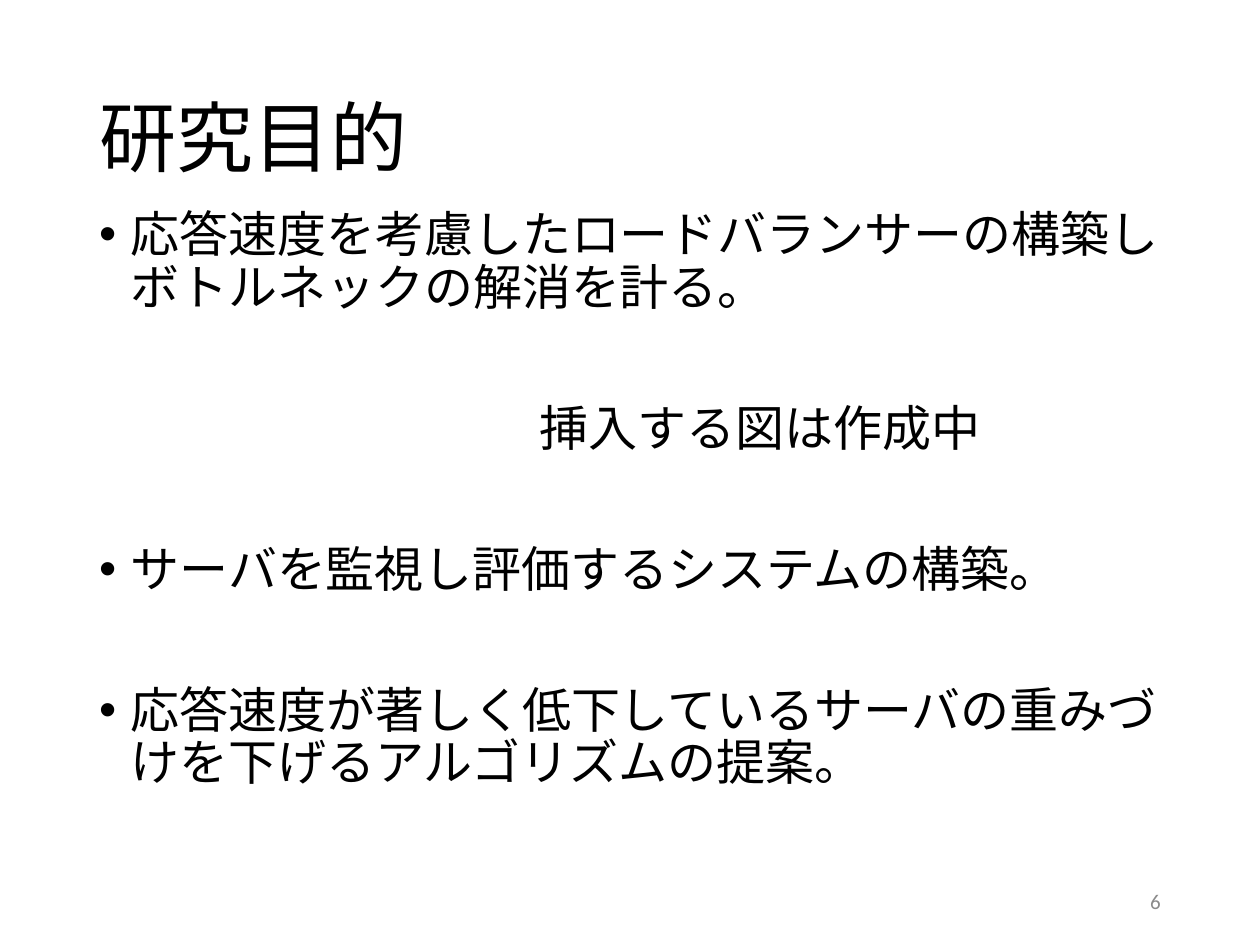
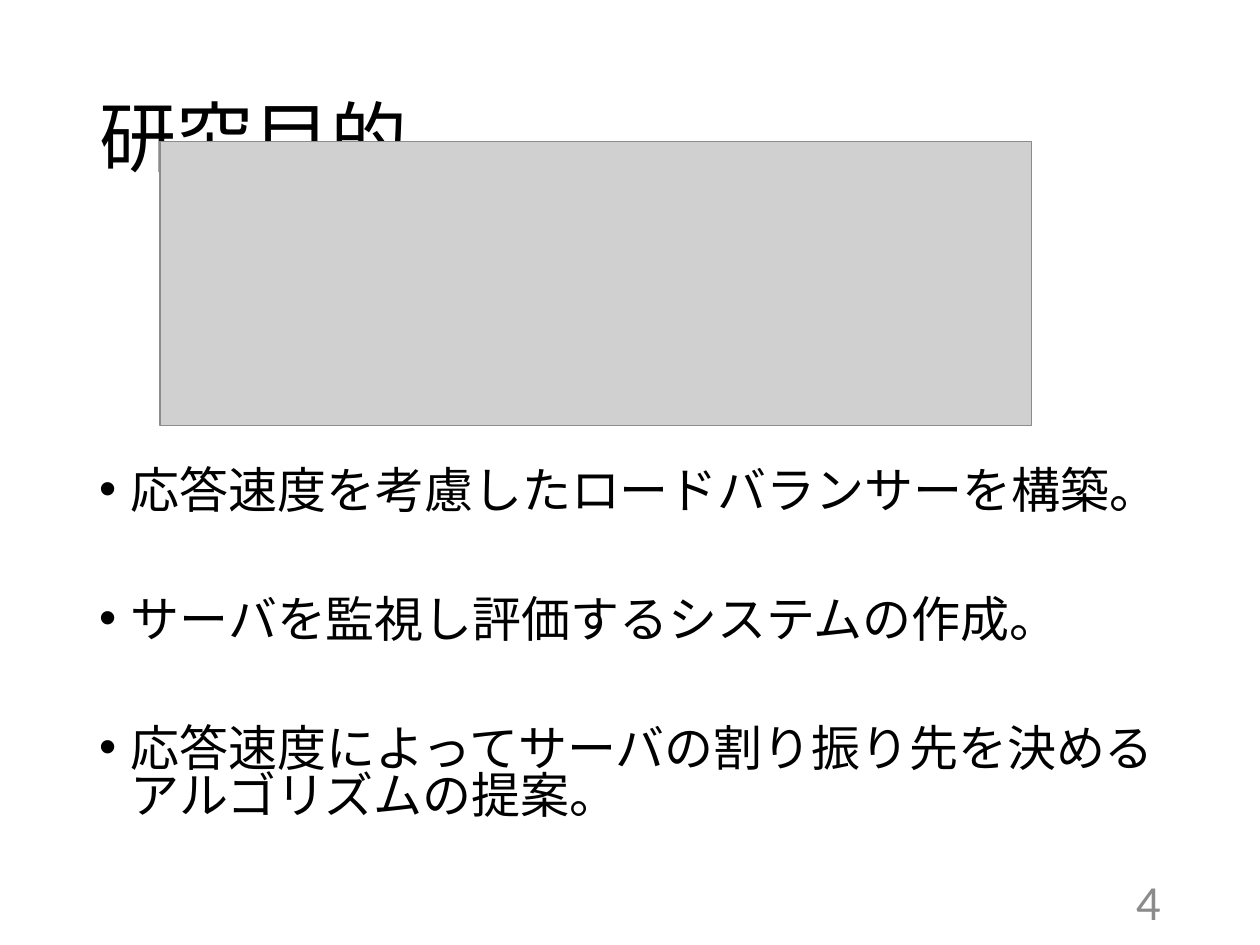
Before and after one commit to kait-takanolab/1821086_matsuo_thesis, a slide deck: slide 4 of 発表用/1821086_中間発表.pptx (slide 6 before the commit). Drawn at 1260x945 pixels with LibreOffice and Linux fonts; fonts in the diff are those of the drawing; grey boxes stand for pictures. Boxes give left, top, right and bottom in pixels: in the first picture for what was removed or moved away, otherwise in the second. Text is boxed around its words. In the diff, an @@ line names an element or a change of style, - is before the commit and + after.

```diff
--- a/発表用/1821086_中間発表.pptx
+++ b/発表用/1821086_中間発表.pptx
@@ picture added at bbox=[160, 141, 1032, 426] @@
@@ text at bbox=[131, 466, 1159, 817]: text changed @@
-• 応答速度を考慮したロードバランサーの構築し
-  ボトルネックの解消を計る。
-挿入する図は作成中
-• サーバを監視し評価するシステムの構築。
-• 応答速度が著しく低下しているサーバの重みづけを下げるアルゴリズムの提案。
+• 応答速度を考慮したロードバランサーを構築。
+• サーバを監視し評価するシステムの作成。
+• 応答速度によってサーバの割り振り先を決める
+  アルゴリズムの提案。
@@ page number at bbox=[1136, 888, 1161, 920]: text changed; size 12 to 28 pt @@
-6
+4
```
Also in this commit, not shown: 5 other slides changed, 1 slide added, 1 slide removed, 1 other file.
